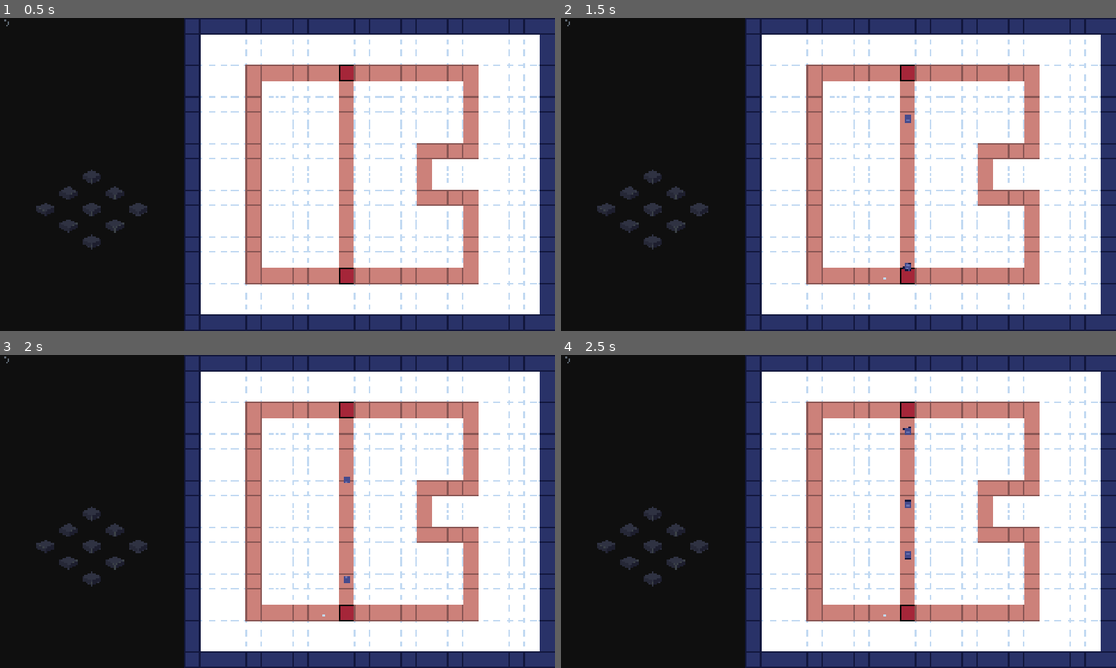
Above: before the commit, frames 1-4 (two rows, left to right).
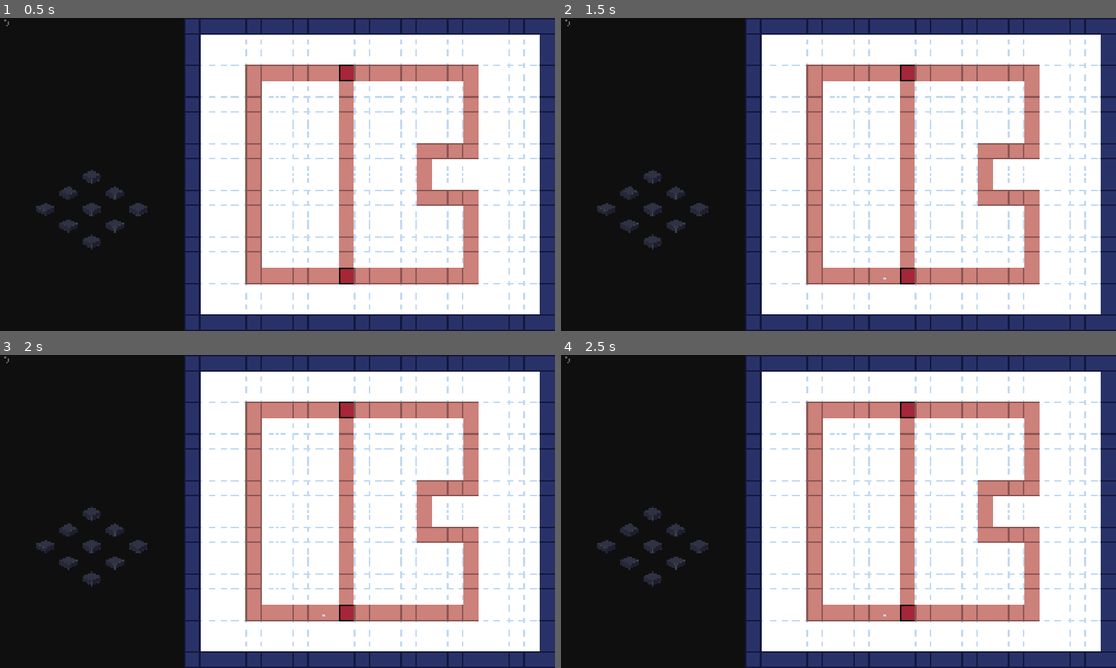
Above: after the commit, the same moments.

Repository: ClemiDouce/halloween-game-jam-2026
Game: Godot game, scene res://scenes/world.tscn
Two runs of this game, one before a commit and one after it. Both use one fixed random seed, a clock stepped at 60 frames per second and the inputs below.
Inputs:
- Up to frame 1 (0.5 s): no input
- Up to frame 2 (1.5 s): tap Enter at 0.5 s; hold Up (ui_up) 0.53-1.28 s; tap D (destroy_building) at 0.6 s; tap Space at 1.25 s; hold Down (ui_down) from 1.28 s (still down); tap Tab (next_path) at 1.35 s
- Up to frame 3 (2 s): keep holding Down (ui_down)
- Up to frame 4 (2.5 s): tap Enter at 2 s; release Down (ui_down) at 2.03 s; hold Up (ui_up) from 2.03 s (still down); tap 1 (select_slot_1) at 2.1 s

Frame 1 is identical in both runs. In frame 2, less than 0.1% of the frame differs, in the area x 61-64%, y 30-81%; in frame 3, less than 0.1%; in frame 4, less than 0.1%, in the area x 61-64%, y 22-66%.

Commit message:
unit creation on basemanager

Diff:
--- a/scenes/world.tscn
+++ b/scenes/world.tscn
@@ -146,10 +146,11 @@
 grow_vertical = 2
 color = Color(0, 0, 0, 1)
 
-[node name="BaseManager" type="Node" parent="." unique_id=441521287 node_paths=PackedStringArray("paths", "overworld")]
+[node name="BaseManager" type="Node" parent="." unique_id=441521287 node_paths=PackedStringArray("paths", "overworld", "entity_parent")]
 script = ExtResource("9_7r4gi")
 paths = [NodePath("../Overworld/Paths/UnitPath"), NodePath("../Overworld/Paths/UnitPath2"), NodePath("../Overworld/Paths/UnitPath3")]
 overworld = NodePath("../Overworld")
+entity_parent = NodePath("../Overworld/Entities")
 
 [node name="PlayerController" type="Node" parent="." unique_id=1060732579 node_paths=PackedStringArray("controlling_base")]
 script = ExtResource("10_w7kh3")
--- a/scripts/base_building/base_manager.gd
+++ b/scripts/base_building/base_manager.gd
@@ -4,13 +4,20 @@
 signal slot_updated(slot: BuildingSlot)
 signal path_selected(path: UnitPath)
 
+# Unit Spawn
+const GUN_SOLDIER = preload("uid://l0m3pssrbkug")
+const UNIT_ENTITY = preload("uid://bybp5w4ae511b")
+
+# Building
 const BUILDING_GRID_X: int = 3
 const BUILDING_GRID_Y: int = 3
+
 
 static var _buildings: Array[Building] = [preload("res://data/buildings/tank_factory.tres")]
 
 @export var paths: Array[UnitPath]
 @export var overworld: Node2D
+@export var entity_parent: Node2D
 
 var building_slots: Array[BuildingSlot] = []
 var unit_queue: UnitQueue = UnitQueue.new()
@@ -26,7 +33,10 @@
 func _ready() -> void:
 	_selected_path = paths[0]
 	self.unit_queue.unit_ready.connect(func(unit_type, path):
-		print("spawning unit")
+		var unit = UNIT_ENTITY.instantiate() as UnitEntity
+		entity_parent.add_child.call_deferred(unit)
+		await unit.ready
+		unit.set_unit(unit_type, path, true)
 	)
 
 	_generate_building_slots()
--- a/scripts/path/paths_manager.gd
+++ b/scripts/path/paths_manager.gd
@@ -1,20 +1,19 @@
 class_name PathManager extends Node
 
-const GUN_SOLDIER = preload("uid://l0m3pssrbkug")
-const UNIT_ENTITY = preload("uid://bybp5w4ae511b")
-@onready var entities: Node2D = %Entities
-@onready var unit_path: UnitPath = $UnitPath
-@onready var unit_path_2: UnitPath = $UnitPath2
-@onready var unit_path_3: UnitPath = $UnitPath3
-
-func _process(_delta: float) -> void:
-	if Input.is_action_just_pressed("ui_down"):
-		_spawn_unit(true)
-	elif Input.is_action_just_pressed("ui_up"):
-		_spawn_unit(false)
-
-func _spawn_unit(player: bool):
-	var unit = UNIT_ENTITY.instantiate() as UnitEntity
-	entities.add_child.call_deferred(unit)
-	await unit.ready
-	unit.set_unit(GUN_SOLDIER, unit_path, player)
+#
+#@onready var entities: Node2D = %Entities
+#@onready var unit_path: UnitPath = $UnitPath
+#@onready var unit_path_2: UnitPath = $UnitPath2
+#@onready var unit_path_3: UnitPath = $UnitPath3
+#
+#func _process(_delta: float) -> void:
+	#if Input.is_action_just_pressed("ui_down"):
+		#_spawn_unit(true)
+	#elif Input.is_action_just_pressed("ui_up"):
+		#_spawn_unit(false)
+		#
+#func _spawn_unit(player: bool):
+	#var unit = UNIT_ENTITY.instantiate() as UnitEntity
+	#entities.add_child.call_deferred(unit)
+	#await unit.ready
+	#unit.set_unit(GUN_SOLDIER, unit_path, player)
